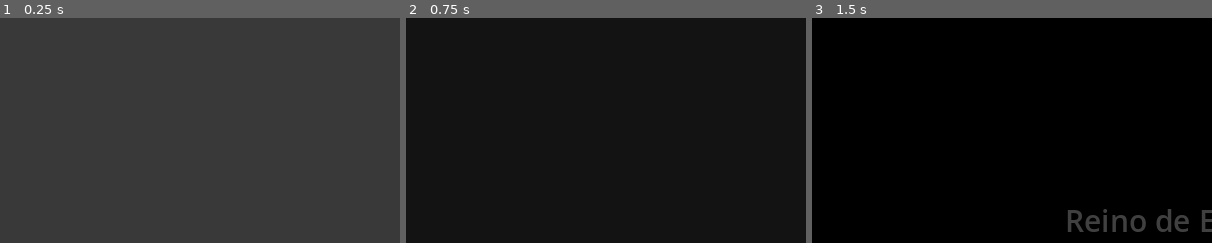
Above: before the commit, frames 1-3 (left to right).
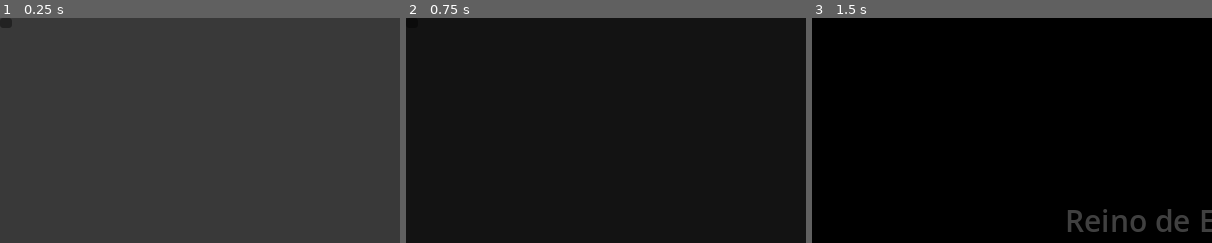
Above: after the commit, the same moments.

Repository: JulioDomanski/TCC
Game: Godot game, scene res://scenes/Intro.tscn
The game is run twice, just before and just after one commit, with the same random seed, the same clock (stepped at 60 frames per second) and the same inputs. This scene is started directly instead of the project's main scene.
Inputs (mouse positions are % of the whole screen's width and height, from its top left):
- Up to frame 1 (0.25 s): no input
- Up to frame 2 (0.75 s): click (1, 1) at 0.52 s
- Up to frame 3 (1.5 s): tap Enter at 1.25 s; move the mouse to (72, 45) at 1.27 s; click (72, 45) at 1.42 s
The pictures show only the part of the screen within x 0-50%, y 0-50%; the shares and areas given below are measured in that part.

The runs differ from the first frame. In frame 1, less than 0.1% of the frame differs, in the area x 0-3%, y 0-5%; in frame 2, less than 0.1%; in frame 3, nothing differs.

Commit message:
Button added

Diff:
--- a/scenes/Intro.tscn
+++ b/scenes/Intro.tscn
@@ -1,6 +1,6 @@
 [gd_scene load_steps=2 format=3 uid="uid://cbkdykatrx1sr"]
 
-[ext_resource type="Script" uid="uid://cbq0h88wowd06" path="res://scenes/Intro.gd" id="1_45dpb"]
+[ext_resource type="Script" uid="uid://cbq0h88wowd06" path="res://scripts/Intro.gd" id="1_45dpb"]
 
 [node name="Intro" type="Control"]
 layout_mode = 3
@@ -30,3 +30,8 @@
 offset_bottom = 14.5
 grow_horizontal = 2
 grow_vertical = 2
+
+[node name="Button" type="Button" parent="."]
+layout_mode = 0
+offset_right = 12.0
+offset_bottom = 10.0
--- a/scenes/Intro.gd
+++ b/scripts/Intro.gd
@@ -1,6 +1,9 @@
 extends Control
 
-
+var texture_rect: TextureRect
+var label: Label
+var button: Button
+var vbox : VBoxContainer
 
 
 func _ready() :
@@ -28,33 +31,6 @@
 
 
 	await get_tree().process_frame  # Let Godot finish cleanup
-	'''
-	# Step 4: Add centered "GAME OVER" label
-	var label := Label.new()
-	label.text = "GAME OVER"
-
-	var center = get_viewport().get_visible_rect().size / 2
-	print(center)
-
-	# Set offsets to center it exactly (if size is known/fixed)
-	label.offset_left = 100
-	label.offset_top = 100
-	label.offset_right = 200
-	label.offset_bottom = 200
-
-	# OR: leave offsets at 0 and enable center alignment
-	label.horizontal_alignment = HORIZONTAL_ALIGNMENT_CENTER
-	label.vertical_alignment = VERTICAL_ALIGNMENT_CENTER
-
-	# Customize appearance
-	label.add_theme_font_size_override("font_size", 64)
-	label.modulate = Color(0, 0, 0, 0)
-
-	# Fade in effect
-	var tween_label := create_tween()
-	tween_label.tween_property(label, "modulate", Color(1, 1, 1, 1), 1.0)
-	black_overlay.add_child(label)
-	'''
 	# In _ready or a function:
 	var center_container := CenterContainer.new()
 	center_container.anchor_left = 0
@@ -93,7 +69,7 @@
 	black_overlay.queue_free()
 
 	# Step 7: Create and fade in TextureRect
-	var texture_rect := TextureRect.new()
+	texture_rect = TextureRect.new()
 	texture_rect.texture = preload("res://assets/backgroundIntro/PrimeiraFoto.png")  # Replace with your image path
 	texture_rect.set_anchors_preset(Control.PRESET_FULL_RECT)
 	texture_rect.expand_mode = TextureRect.EXPAND_FIT_WIDTH
@@ -105,13 +81,13 @@
 	var texture_fade := create_tween()
 	texture_fade.tween_property(texture_rect, "modulate", Color(1, 1, 1, 1), 1.5)
 
-	var vbox := VBoxContainer.new()
+	vbox = VBoxContainer.new()
 	vbox.set_anchors_preset(Control.PRESET_FULL_RECT)
 	vbox.alignment = BoxContainer.ALIGNMENT_CENTER
 	add_child(vbox)
 
 	label = Label.new()
-	label.text = "This is a very long sentence that should wrap correctly to fit the screen."
+
 
 	label.horizontal_alignment = HORIZONTAL_ALIGNMENT_CENTER
 	label.autowrap_mode = TextServer.AUTOWRAP_WORD
@@ -121,12 +97,43 @@
 	vbox.add_child(label)
 
 	center_container.add_child(label)
-	typewriter_text(label ,"Reinava a ordem sob o Rei Ganttus, mestre das previsões e dos planos imutáveis.
+	await typewriter_text(label ,"Reinava a ordem sob o Rei Ganttus, mestre das previsões e dos planos imutáveis.
 Mas os ventos mudaram... e o Caos Escopial, avatar da imprevisibilidade, fez ruir aquilo que se acreditava eterno")
 
+
+	# === Button in Bottom-Right ===
+	button = Button.new()
+	button.text = "Continuar"
+	button.custom_minimum_size = Vector2(180, 50)
+	button.add_theme_font_size_override("font_size", 22)
+	button.modulate = Color(1, 1, 1, 0)  # Start fully transparent
+	add_child(button)
+
+	# === Anchor to Bottom-Right ===
+	button.anchor_left = 1
+	button.anchor_top = 1
+	button.anchor_right = 1
+	button.anchor_bottom = 1
+
+	button.offset_right = -30
+	button.offset_bottom = -30
+	button.offset_left = -210  # 180 width + 30 margin
+	button.offset_top = -80    # 50 height + 30 margin
+
+	# === Fade-in Tween (modulate.a)
+	var tween_button := create_tween()
+	tween_button.tween_property(button, "modulate", Color(1, 1, 1, 1), 1.0)
+
+
+	# Connect signal
+	button.pressed.connect(_on_continue_pressed)
 
 func typewriter_text(label: Label, full_text: String, delay: float = 0.05) -> void:
 	label.text = ""  # Start empty
 	for i in full_text.length():
 		label.text += full_text[i]
 		await get_tree().create_timer(delay).timeout
+
+func _on_continue_pressed():
+	print("Button pressed! Moving to next scene...")
+	# Example: get_tree().change_scene_to_file("res://next_scene.tscn")
Renamed: scenes/Intro.gd.uid -> scripts/Intro.gd.uid
